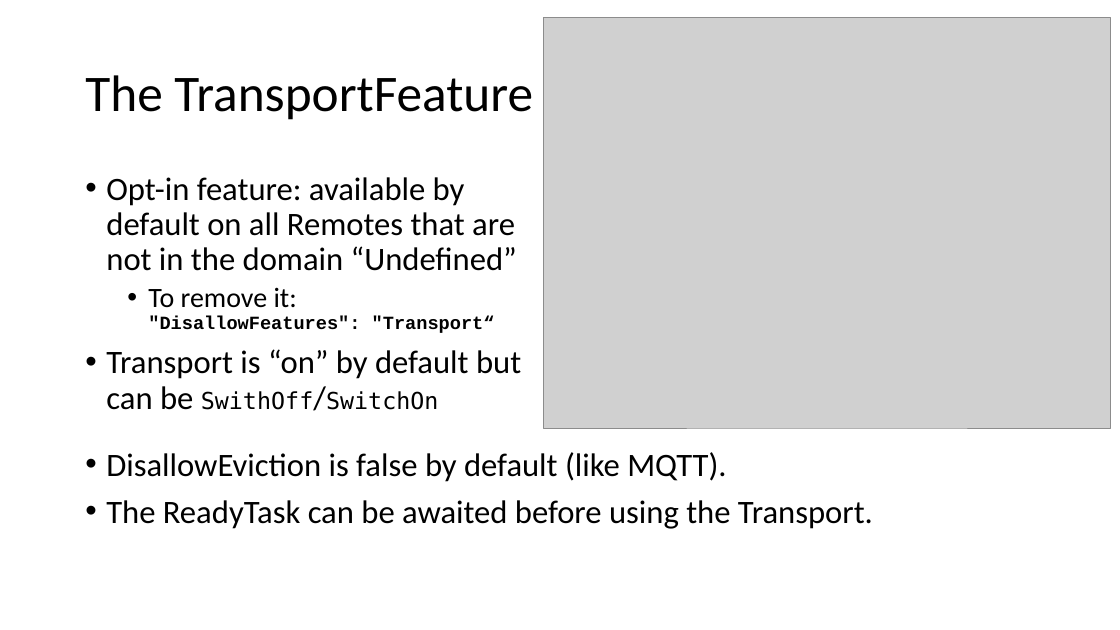
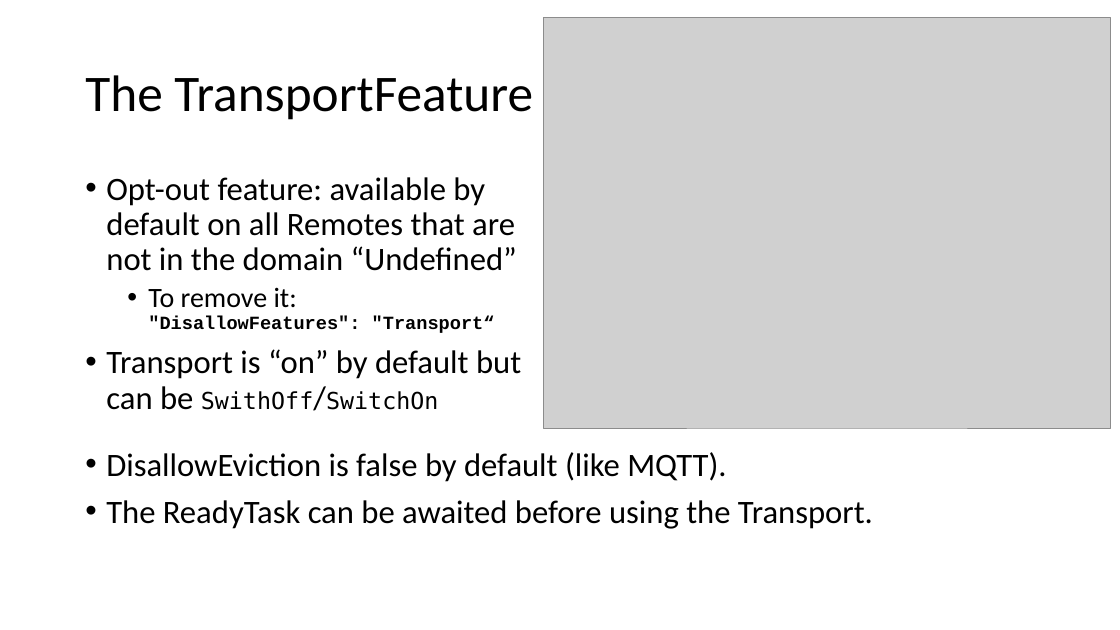
Before and after one commit to signature-opensource/CK-AppIdentity-Transport, a slide deck: slide 25 of Doc/CK-AppIdentity.pptx. Drawn at 1120x630 pixels with LibreOffice and Linux fonts; fonts in the diff are those of the drawing; grey boxes stand for pictures. Boxes give left, top, right and bottom in pixels: in the first picture for what was removed or moved away, otherwise in the second. Text is boxed around its words. In the diff, an @@ line names an element or a change of style, - is before the commit and + after.

```diff
--- a/Doc/CK-AppIdentity.pptx
+++ b/Doc/CK-AppIdentity.pptx
@@ text at (106, 177, 517, 271): text changed @@
-• Opt-in feature: available by default on all Remotes that are not in the domain “Undefined”
+• Opt-out feature: available by default on all Remotes that are not in the domain “Undefined”
```
Also in this commit, not shown: 3 slides added, 3 other files.
